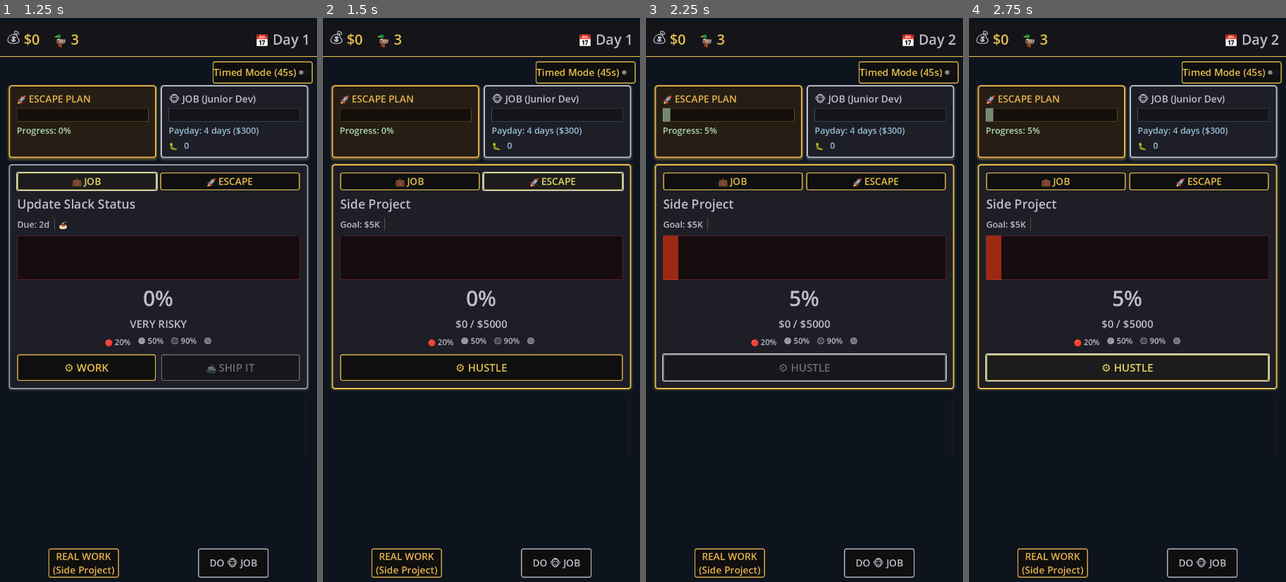
Above: before the commit, frames 1-4 (left to right).
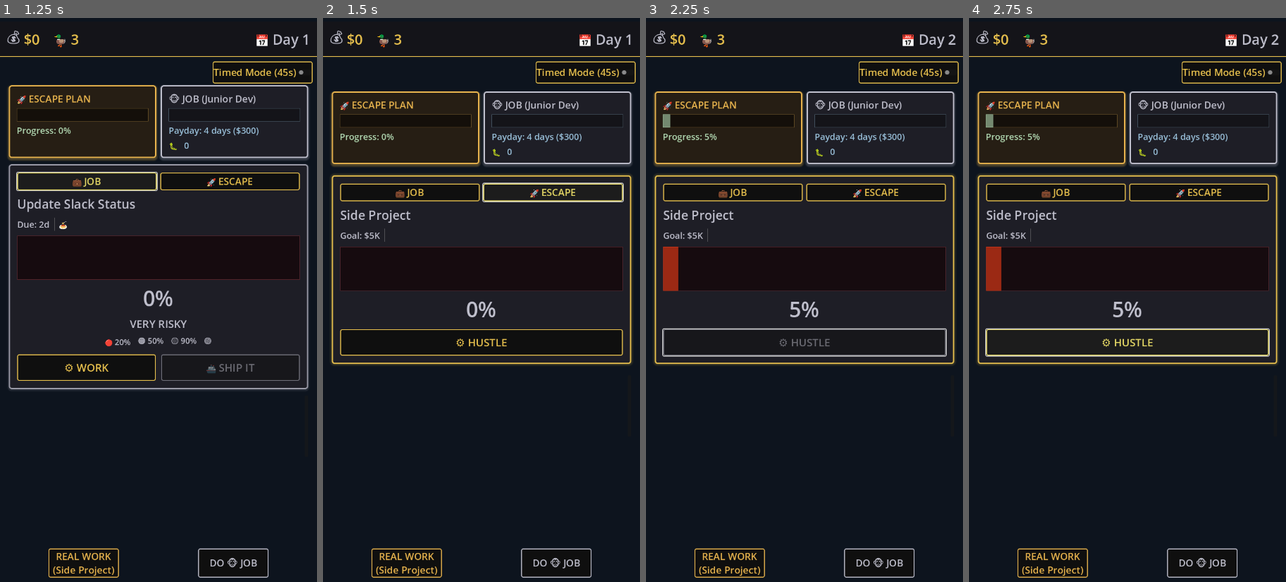
Above: after the commit, the same moments.

Repository: lmchoi/alt-f-this
Game: Godot game, scene res://scenes/game_ui.tscn
The game is run twice, just before and just after one commit, with the same random seed, the same clock (stepped at 60 frames per second) and the same inputs.
Inputs:
- Up to frame 1 (1.25 s): click "💼 JOB" at 0.5 s
- Up to frame 2 (1.5 s): click "🚀 ESCAPE" at 1.25 s
- Up to frame 3 (2.25 s): click "⚙️ HUSTLE" at 2 s
- Up to frame 4 (2.75 s): no input

Frame 1 is identical in both runs. In frame 2, 8.3% of the frame differs, in the area x 2-98%, y 11-66%; in frame 3, 8.7%; in frame 4, 8.9%.

Commit message:
Clean up ESCAPE tab progress display
Remove redundant text below progress bar on ESCAPE tab:
- Hide quality_label (was showing "$X / $5000", redundant with percentage)
- Hide quality_guide (🔴 20% 🟠 50% etc - not relevant for escape progress)
- Keep only progress_percent showing "%d%%"
- Ensure quality elements are visible again when switching back to JOB tab

Result: ESCAPE tab now has cleaner, simpler progress display with just the percentage. The quality zones and money goal text that were cluttering the view are removed.

🤖 Generated with [Claude Code](https://claude.com/claude-code)

Co-Authored-By: Claude <noreply@anthropic.com>

Diff:
--- a/scenes/task_panel_v2.gd
+++ b/scenes/task_panel_v2.gd
@@ -38,6 +38,7 @@
 @onready var progress_bar := $MarginContainer/VBoxContainer/ProgressSection/ProgressBar as ProgressBar
 @onready var progress_percent := $MarginContainer/VBoxContainer/ProgressSection/ProgressPercent as Label
 @onready var quality_label := $MarginContainer/VBoxContainer/ProgressSection/QualityLabel as Label
+@onready var quality_guide := $MarginContainer/VBoxContainer/ProgressSection/QualityGuide as HBoxContainer
 @onready var work_button := $MarginContainer/VBoxContainer/ActionButtons/WorkButton as Button
 @onready var ship_it_button := $MarginContainer/VBoxContainer/ActionButtons/ShipItButton as Button
 @onready var hustle_button := $MarginContainer/VBoxContainer/ActionButtons/HustleButton as Button
@@ -134,6 +135,8 @@
 	progress_bar.value = task.progress
 	progress_percent.text = "%d%%" % int(task.progress)
 	quality_label.text = _get_quality_label(task.progress)
+	quality_label.visible = true
+	quality_guide.visible = true
 
 	# Update progress bar color based on quality
 	_update_progress_bar_color(task.progress)
@@ -157,7 +160,10 @@
 	# Progress
 	progress_bar.value = escape.progress
 	progress_percent.text = "%d%%" % int(escape.progress)
-	quality_label.text = "$%d / $%d" % [GameManager.money, GameManager.VICTORY_MONEY_GOAL]
+
+	# Hide quality elements (not relevant for escape)
+	quality_label.visible = false
+	quality_guide.visible = false
 
 	# Color based on escape progress
 	_update_progress_bar_color(escape.progress)
